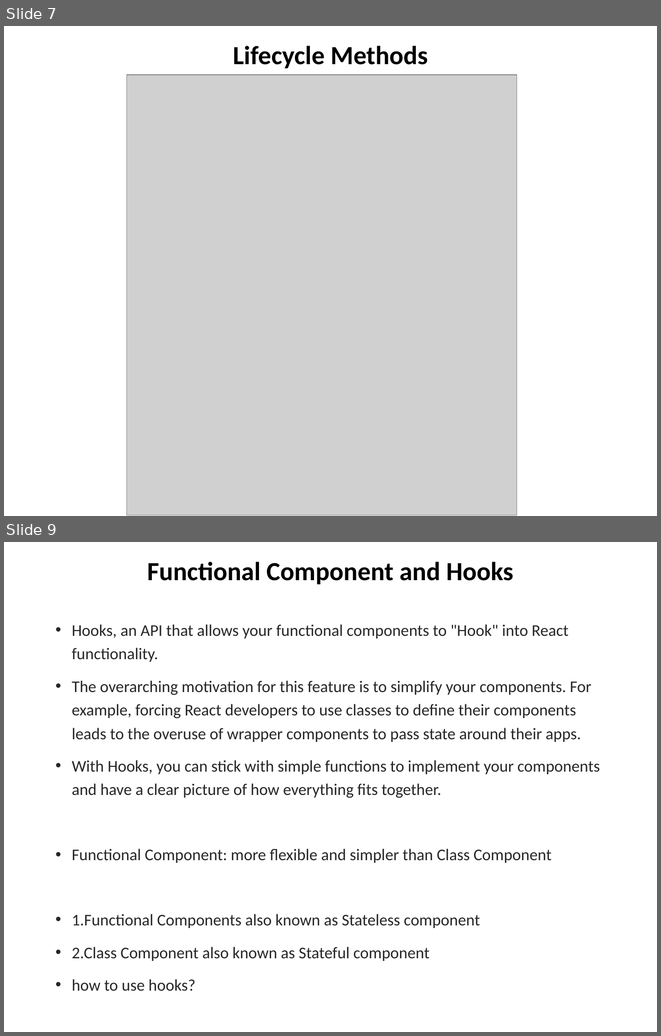
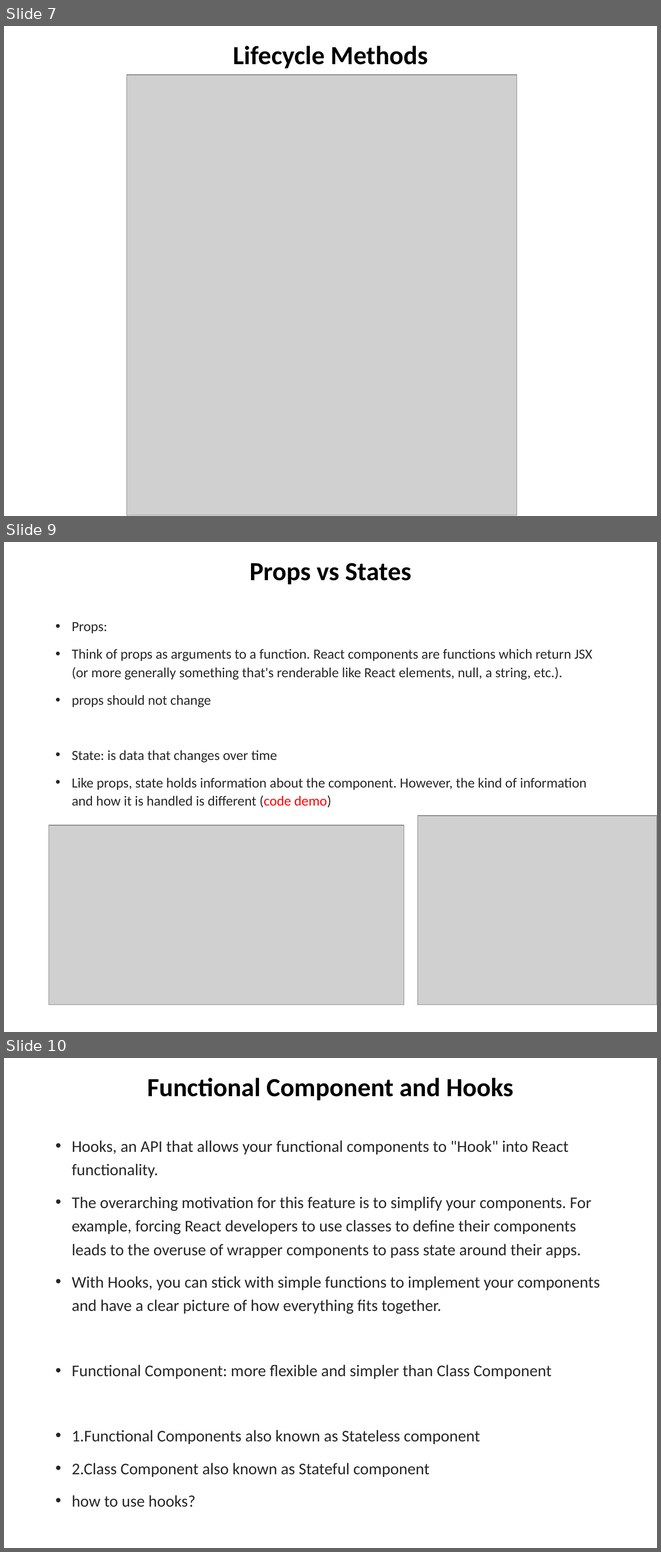
Before and after one commit to chuacw/SGUS-Slides, a slide deck: BCI - Day12 - Reactjs 1 Intro.pptx. Shown one above the other, each under a label of ours: slides 7 and 9 before the commit, slides 7, 9 and 10 after it; the slides between them are not shown. The pictures are 661x1036 and 661x1552 pixels, drawn with LibreOffice and Linux fonts; fonts in the diff are those of the drawing; grey boxes stand for pictures. Boxes give left, top, right and bottom in pixels: in the first picture for what was removed or moved away, otherwise in the second. Text is boxed around its words. In the diff, an @@ line names an element or a change of style, - is before the commit and + after.

```diff
--- a/BCI - Day12 - Reactjs 1 Intro.pptx
+++ b/BCI - Day12 - Reactjs 1 Intro.pptx
@@ slide 9 added at box(4, 542, 657, 1032), background #FFFFFF @@
@@ title added at box(249, 563, 412, 584), 28.8 pt, text #000000, bold @@
+Props vs States
@@ text added at box(72, 622, 592, 808), 15.4 pt, text #262626 @@
+• Props:
+• Think of props as arguments to a function. React components are functions which return JSX (or more generally something that's renderable like React elements, null, a string, etc.).
+• props should not change
+• State: is data that changes over time
+• Like props, state holds information about the component. However, the kind of information and how it is handled is different (code demo)
@@ picture added at box(49, 824, 404, 1004) @@
@@ picture added at box(417, 815, 657, 1005) @@
@@ what was slide 9 is now slide 10 @@
```
Also in this commit, not shown: 2 slides changed, 8 other slides added, 1 slide removed, 6 other files.
